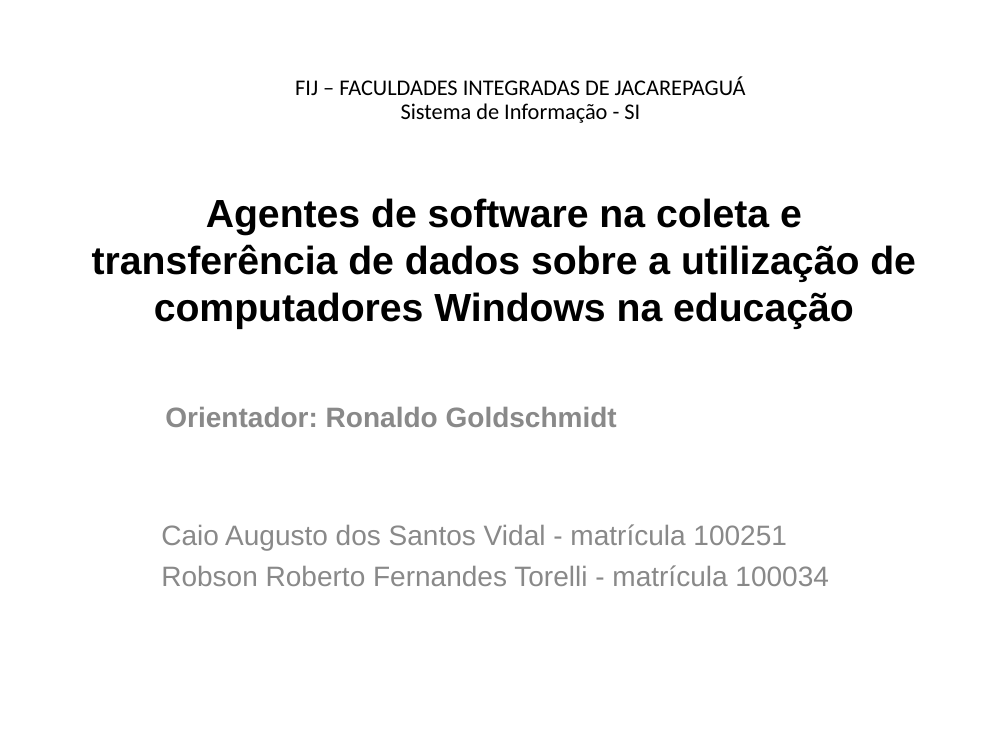
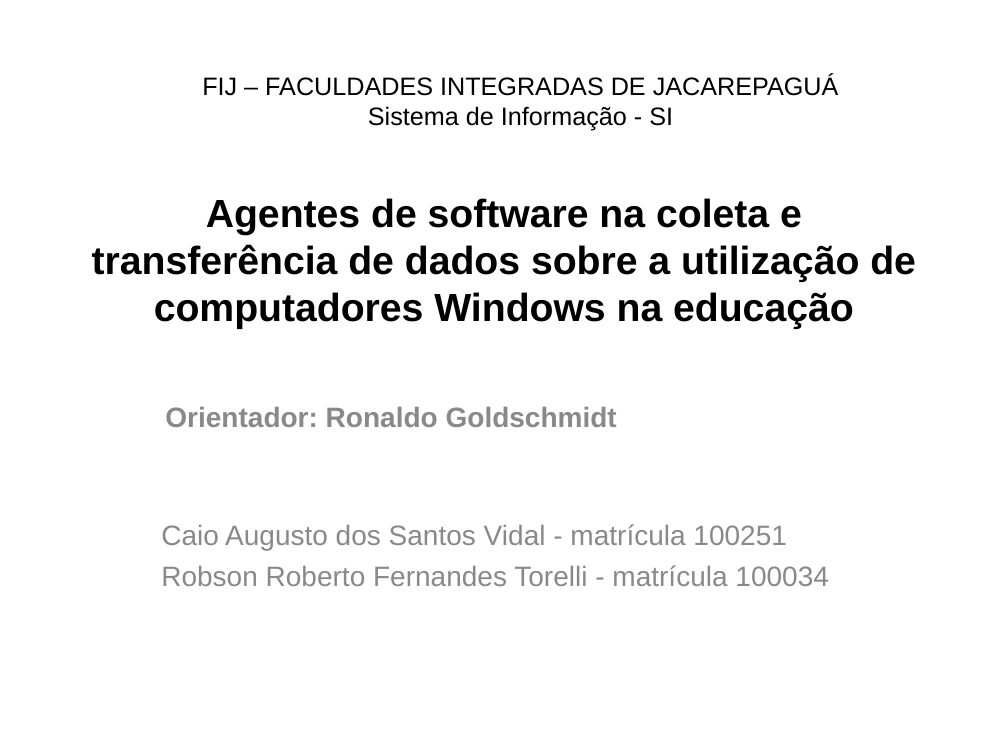
Before and after one commit to Fabricioultrasoft/tcc-fij, a slide deck: slide 1 of Apresentação TCC.ppt. Drawn at 1008x756 pixels with LibreOffice and Linux fonts; fonts in the diff are those of the drawing. Boxes give left, top, right and bottom in pixels: in the first picture for what was removed or moved away, otherwise in the second. Text is boxed around its words. In the diff, an @@ line names an element or a change of style, - is before the commit and + after.

```diff
--- a/Apresentação TCC.ppt
+++ b/Apresentação TCC.ppt
@@ text "FIJ – FACULDADES INTEGRADAS DE ..." at [202,74,839,131]: size 16 to 18 pt, font Calibri to Arial; line spacing 0.9 to 1 @@
```
Also in this commit, not shown: 5 slides added.
